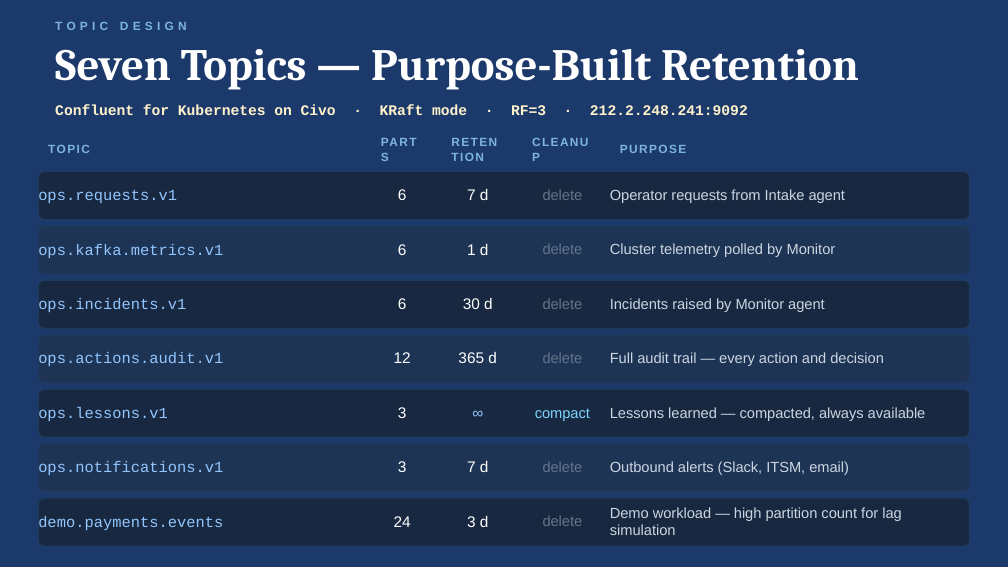
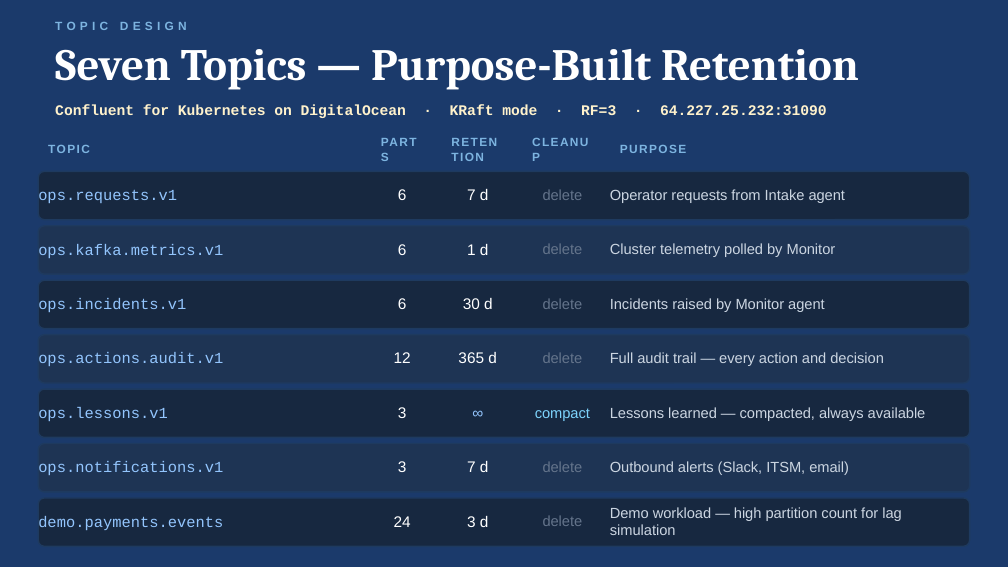
Before and after one commit to surajcsibm/agent-mesh-sre-real, a slide deck: slide 10 of public/docs/Agent-Mesh-SRE-Bobathon-2026.pptx. Drawn at 1008x567 pixels with LibreOffice and Linux fonts; fonts in the diff are those of the drawing. Boxes give left, top, right and bottom in pixels: in the first picture for what was removed or moved away, otherwise in the second. Text is boxed around its words. In the diff, an @@ line names an element or a change of style, - is before the commit and + after.

Commit message:
fix: correct stale Civo infra refs and checkpointShareGroup tool name; add SSL incident as bug 6

```diff
--- a/public/docs/Agent-Mesh-SRE-Bobathon-2026.pptx
+++ b/public/docs/Agent-Mesh-SRE-Bobathon-2026.pptx
@@ text at bbox=[55, 105, 827, 118]: text changed @@
-Confluent for Kubernetes on Civo · KRaft mode · RF=3 · 212.2.248.241:9092
+Confluent for Kubernetes on DigitalOcean · KRaft mode · RF=3 · 64.227.25.232:31090
```
Also in this commit, not shown: 4 other slides changed, 2 other files.
